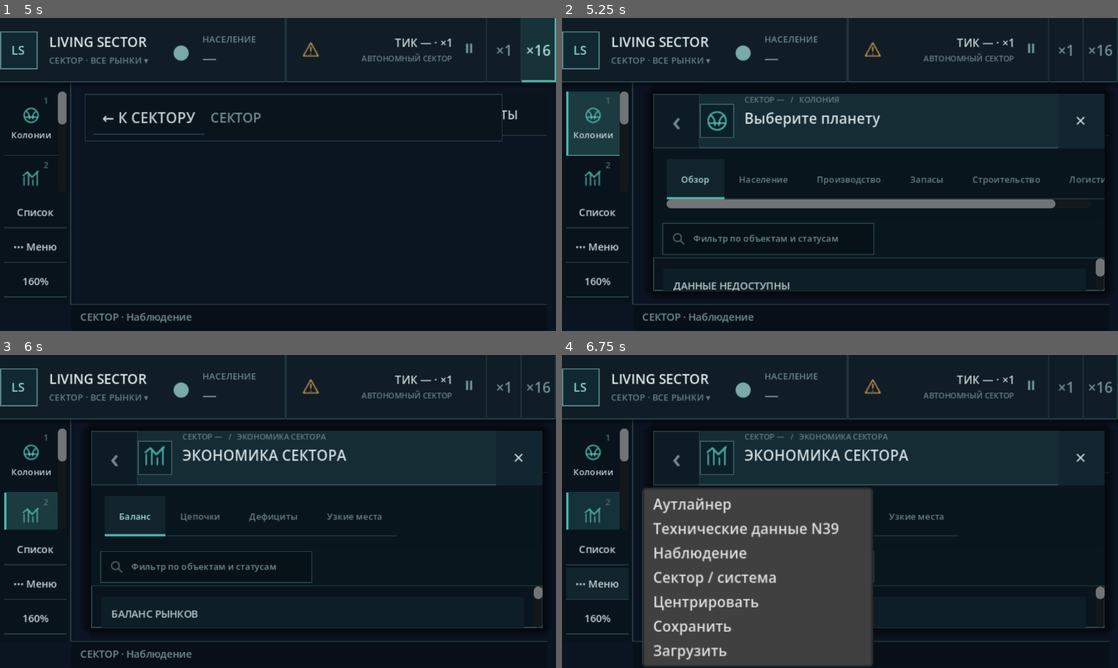
Above: before the commit, frames 1-4 (two rows, left to right).
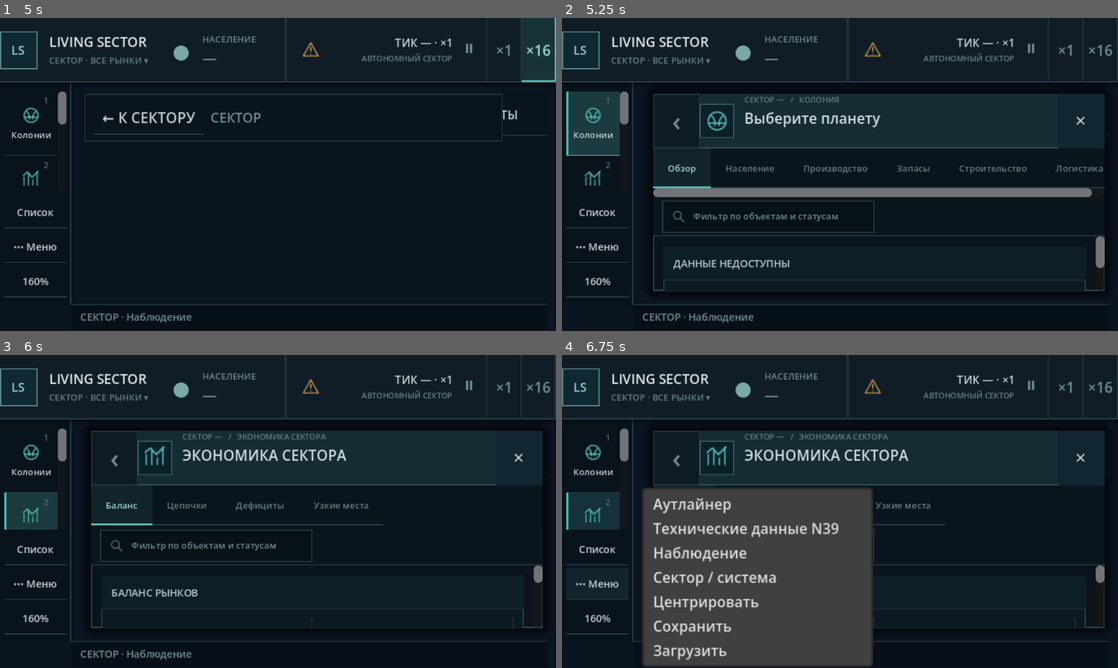
Above: after the commit, the same moments.

Repository: Mefits/Living-Sector
Game: Godot game, scene res://scenes/main.tscn
Same seed, same stepped clock (60 frames per second), same inputs: the game is played once before the commit and once after it.
Inputs (mouse positions are in pixels of both pictures, inside the frame that each line leads up to):
- Up to frame 1 (5 s): click "СЕКТОР · ВСЕ РЫНКИ ▾" at 0.5 s; click (311, 49) at 1.25 s; click "0" at 2 s; click "⏸" at 2.75 s; click "×1" at 3.5 s; click "×16" at 4.25 s
- Up to frame 2 (5.25 s): click "1" at 5 s
- Up to frame 3 (6 s): click "2" at 5.75 s
- Up to frame 4 (6.75 s): click "3" at 6.5 s

Frame 1 is identical in both runs. In frame 2, 8.3% of the frame differs, in the area x 16-98%, y 46-88%; in frame 3, 3.3%; in frame 4, 0.7%.

Commit message:
refactor(ui): consolidate remaining local StyleBox skins into shared Godot Theme [skip ci]

Diff:
--- a/godot/scripts/view/ls_ui_components.gd
+++ b/godot/scripts/view/ls_ui_components.gd
@@ -139,8 +139,10 @@
     var label := Label.new()
     label.text = value
     label.theme_type_variation = role
-    label.clip_text = true
-    label.text_overrun_behavior = TextServer.OVERRUN_TRIM_ELLIPSIS
+    # Long N39 descriptions/AI reasons must wrap, never silently disappear.
+    label.clip_text = not (role in [&"LSBodyNote", &"LSReasonValue"])
+    if label.clip_text:
+        label.text_overrun_behavior = TextServer.OVERRUN_TRIM_ELLIPSIS
     label.mouse_filter = Control.MOUSE_FILTER_IGNORE
     label.tooltip_text = value
     return label
--- a/godot/scripts/view/ls_ui_theme.gd
+++ b/godot/scripts/view/ls_ui_theme.gd
@@ -51,6 +51,14 @@
     ui_theme.set_type_variation(&"LSOutlinerSelectedGlyph", &"LSOutlinerGlyph")
     ui_theme.set_type_variation(&"LSOutlinerFilter", &"Button")
     ui_theme.set_type_variation(&"LSOutlinerFilterActive", &"LSOutlinerFilter")
+    # All remaining former per-control StyleBoxes in legacy and workspace UI.
+    ui_theme.set_type_variation(&"LSHUDActionButton", &"Button")
+    ui_theme.set_type_variation(&"LSLegacyPanel", &"PanelContainer")
+    ui_theme.set_type_variation(&"LSFallbackCard", &"PanelContainer")
+    ui_theme.set_type_variation(&"LSAlertCount", &"Label")
+    ui_theme.set_type_variation(&"LSFocusBadge", &"Label")
+    ui_theme.set_type_variation(&"LSWorkspaceTabsScroller", &"ScrollContainer")
+    ui_theme.set_type_variation(&"LSFilterLineEdit", &"LineEdit")
     ui_theme.set_type_variation(&"LSPrimaryButton", &"Button")
     ui_theme.set_type_variation(&"LSSecondaryButton", &"Button")
     ui_theme.set_type_variation(&"LSNavButton", &"Button")
@@ -227,6 +235,48 @@
     ui_theme.set_color(&"font_color", &"LSOutlinerFilterActive", Color("#53B5AC"))
     ui_theme.set_font_size(&"font_size", &"LSOutlinerFilter", 9)
 
+    # Former legacy _style/_box overrides now have shared Theme owners.
+    var hud_button_normal := _flat(Color("#09141C"), Color("#243942"),
+        1, 8, 6)
+    var hud_button_hover := _flat(Color("#132B34"), Color("#53B5AC"),
+        2, 8, 6)
+    var hud_button_pressed := _flat(Color("#193B42"), Color("#53B5AC"),
+        2, 8, 6)
+    for state in [&"normal", &"hover", &"pressed"]:
+        var skin: StyleBoxFlat = (
+            hud_button_normal if state == &"normal" else (
+            hud_button_hover if state == &"hover" else hud_button_pressed))
+        ui_theme.set_stylebox(state, &"LSHUDActionButton", skin)
+    ui_theme.set_stylebox(&"focus", &"LSHUDActionButton",
+        _flat(Color.TRANSPARENT, Color("#53B5AC"),
+            1, 8, 6, 1, 1, 1))
+    ui_theme.set_color(&"font_color", &"LSHUDActionButton", Color("#C4D0D3"))
+    ui_theme.set_color(&"font_hover_color", &"LSHUDActionButton",
+        Color("#A4E8DE"))
+
+    var old_panel := _flat(Color("#09141C"), Color("#243942"),
+        1, 8, 6, 1, 1, 1)
+    old_panel.shadow_color = Color(0, 0, 0, 0.30)
+    old_panel.shadow_size = 3
+    ui_theme.set_stylebox(&"panel", &"LSLegacyPanel", old_panel)
+    var old_card := _flat(Color("#0D1B24"), Color("#243942"),
+        1, 8, 6, 1, 1, 1)
+    ui_theme.set_stylebox(&"panel", &"LSFallbackCard", old_card)
+    ui_theme.set_stylebox(&"normal", &"LSAlertCount",
+        _flat(Color("#C99B54"), Color.TRANSPARENT))
+    ui_theme.set_stylebox(&"normal", &"LSFocusBadge",
+        _flat(Color("#201B14"), Color("#594A31"),
+            1, 5, 5, 1, 1, 1))
+    ui_theme.set_stylebox(&"panel", &"LSWorkspaceTabsScroller",
+        _flat(Color("#09151D"), Color.TRANSPARENT))
+    var transparent_field := _flat(Color.TRANSPARENT, Color.TRANSPARENT)
+    ui_theme.set_stylebox(&"normal", &"LSFilterLineEdit", transparent_field)
+    ui_theme.set_stylebox(&"focus", &"LSFilterLineEdit", transparent_field)
+    ui_theme.set_color(&"font_color", &"LSFilterLineEdit", Color("#C4D0D3"))
+    ui_theme.set_color(&"font_placeholder_color", &"LSFilterLineEdit",
+        Color("#748B92"))
+    ui_theme.set_font_size(&"font_size", &"LSFilterLineEdit", 8)
+
     # Ordinary workspace actions, previously rebuilt via _box() per control.
     # Preserve the original 12×10px padding while moving style ownership
     # to Theme. Disabled buttons do not inherit interactive hover effects.
--- a/godot/scripts/view/strategy_ui.gd
+++ b/godot/scripts/view/strategy_ui.gd
@@ -115,22 +115,6 @@
 var _show_outliner: bool = true
 var _outliner_force_overlay: bool = false
 
-func _style(color: Color, border: Color = LINE, left: int = 1,
-        top: int = 1, right: int = 1, bottom: int = 1) -> StyleBoxFlat:
-    var box := StyleBoxFlat.new()
-    box.bg_color = color
-    box.border_color = border
-    box.border_width_left = left
-    box.border_width_top = top
-    box.border_width_right = right
-    box.border_width_bottom = bottom
-    box.content_margin_left = 8
-    box.content_margin_right = 8
-    box.content_margin_top = 6
-    box.content_margin_bottom = 6
-    box.anti_aliasing = false
-    return box
-
 func _label(value: String, size_px: int = 14, color: Color = TEXT) -> Label:
     var label := Label.new()
     label.text = value
@@ -142,26 +126,14 @@
     return label
 
 func _button(value: String, callback: Callable, size_px: int = 12) -> Button:
-    var button := Button.new()
-    button.text = value
+    # Legacy HUD callbacks remain unchanged; only styling is centralized.
+    var button: Button = LSComponents.action_button(value, callback)
+    button.theme_type_variation = &"LSHUDActionButton"
     button.add_theme_font_size_override("font_size", size_px)
-    button.add_theme_color_override("font_color", TEXT)
-    button.add_theme_color_override("font_hover_color", Color("#A4E8DE"))
-    button.add_theme_stylebox_override("normal", _style(BG, LINE, 0, 0, 0, 1))
-    button.add_theme_stylebox_override("hover", _style(Color("#132B34"), TEAL, 0, 0, 0, 2))
-    button.add_theme_stylebox_override("pressed", _style(Color("#193B42"), TEAL, 0, 0, 0, 2))
-    button.add_theme_stylebox_override("focus", _style(Color.TRANSPARENT, TEAL))
-    button.focus_mode = Control.FOCUS_NONE
-    button.pressed.connect(callback)
     return button
 
 func _panel() -> PanelContainer:
-    var panel := PanelContainer.new()
-    var frame: StyleBoxFlat = _style(BG, LINE)
-    frame.shadow_color = Color(0.0, 0.0, 0.0, 0.30)
-    frame.shadow_size = 3
-    panel.add_theme_stylebox_override("panel", frame)
-    return panel
+    return LSComponents.chrome_panel(&"LSLegacyPanel")
 
 func attach(game: Control) -> void:
     _game = game
@@ -262,9 +234,7 @@
     row.add_child(_alert_button)
     _alert_count = _label("", 9, Color("#14150F"))
     _alert_count.horizontal_alignment = HORIZONTAL_ALIGNMENT_CENTER
-    var badge_style := _style(AMBER, AMBER, 0, 0, 0, 0)
-    badge_style.set_content_margin_all(0)
-    _alert_count.add_theme_stylebox_override("normal", badge_style)
+    _alert_count.theme_type_variation = &"LSAlertCount"
     _alert_count.position = Vector2(27, 8)
     _alert_count.size = Vector2(15, 15)
     _alert_count.visible = false
@@ -1576,8 +1546,7 @@
     for card in cards:
         if not (card is Dictionary):
             continue
-        var panel := _panel()
-        panel.add_theme_stylebox_override("panel", _style(BG2, LINE))
+        var panel: PanelContainer = LSComponents.chrome_panel(&"LSFallbackCard")
         panel.size_flags_horizontal = Control.SIZE_EXPAND_FILL
         _window_cards.add_child(panel)
         var content := VBoxContainer.new()
@@ -1619,7 +1588,7 @@
         for name in tabs:
             var btn := _button(name, _switch_tab.bind(name), 13)
             if name == _tab:
-                btn.add_theme_stylebox_override("normal", _style(BG2, TEAL))
+                btn.theme_type_variation = &"LSActiveTabButton"
                 btn.add_theme_color_override("font_color", TEAL)
             _window_tabs.add_child(btn)
     var lines: Array[String] = []
--- a/godot/scripts/view/strategy_workspaces.gd
+++ b/godot/scripts/view/strategy_workspaces.gd
@@ -71,19 +71,6 @@
 var _metric_grids: Array[GridContainer] = []
 var _colony_grids: Array[GridContainer] = []
 
-func _box(fill: Color = SURFACE, outlined: bool = true) -> StyleBoxFlat:
-    var style := StyleBoxFlat.new()
-    style.bg_color = fill
-    style.border_color = LINE
-    if outlined:
-        style.set_border_width_all(1)
-    style.content_margin_left = 12
-    style.content_margin_right = 12
-    style.content_margin_top = 10
-    style.content_margin_bottom = 10
-    style.anti_aliasing = false
-    return style
-
 func _label(value: String, size_px: int = 14,
         tone: Color = TEXT) -> Label:
     var control := Label.new()
@@ -154,11 +141,7 @@
     _focus_badge = _label("", 7, AMBER)
     _focus_badge.visible = false
     _focus_badge.size_flags_vertical = Control.SIZE_SHRINK_CENTER
-    var tag_style := _box(Color("#201B14"), false)
-    tag_style.border_color = Color("#594A31")
-    tag_style.set_border_width_all(1)
-    tag_style.set_content_margin_all(5)
-    _focus_badge.add_theme_stylebox_override("normal", tag_style)
+    _focus_badge.theme_type_variation = &"LSFocusBadge"
     header.add_child(_focus_badge)
     _close_button = _button("✕", func() -> void: close_requested.emit())
     _close_button.custom_minimum_size = Vector2(42, 49)
@@ -174,7 +157,7 @@
     _tabs_scroll.vertical_scroll_mode = ScrollContainer.SCROLL_MODE_DISABLED
     _tabs_scroll.mouse_filter = Control.MOUSE_FILTER_PASS
     _tabs_scroll.size_flags_horizontal = Control.SIZE_EXPAND_FILL
-    _tabs_scroll.add_theme_stylebox_override("panel", _box(Color("#09151D"), false))
+    _tabs_scroll.theme_type_variation = &"LSWorkspaceTabsScroller"
     add_child(_tabs_scroll)
     _tabs = HBoxContainer.new()
     _tabs.add_theme_constant_override("separation", 0)
@@ -204,13 +187,7 @@
     _filter.placeholder_text = "Фильтр по объектам и статусам"
     _filter.custom_minimum_size.x = 0
     _filter.size_flags_horizontal = Control.SIZE_EXPAND_FILL
-    _filter.add_theme_font_size_override("font_size", 8)
-    _filter.add_theme_color_override("font_color", TEXT)
-    _filter.add_theme_color_override("font_placeholder_color", MUTED)
-    var transparent_style := _box(Color.TRANSPARENT, false)
-    transparent_style.set_content_margin_all(0)
-    _filter.add_theme_stylebox_override("normal", transparent_style)
-    _filter.add_theme_stylebox_override("focus", transparent_style)
+    _filter.theme_type_variation = &"LSFilterLineEdit"
     _filter.text_changed.connect(func(_value: String) -> void:
         _last_signature = ""
         _filter_clear.visible = not _filter.text.is_empty()
Not shown, changed: godot/ui_reference/figma_make_v1/STATUS.md
